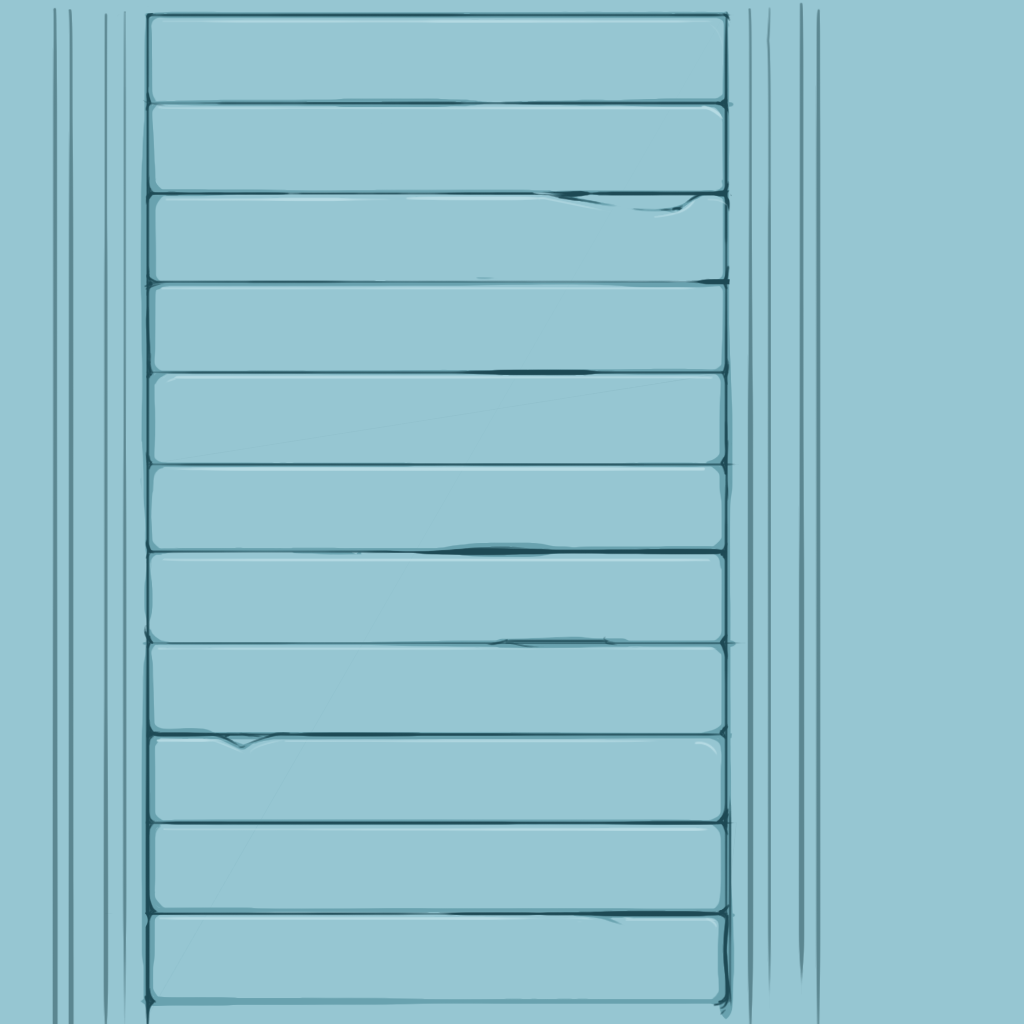
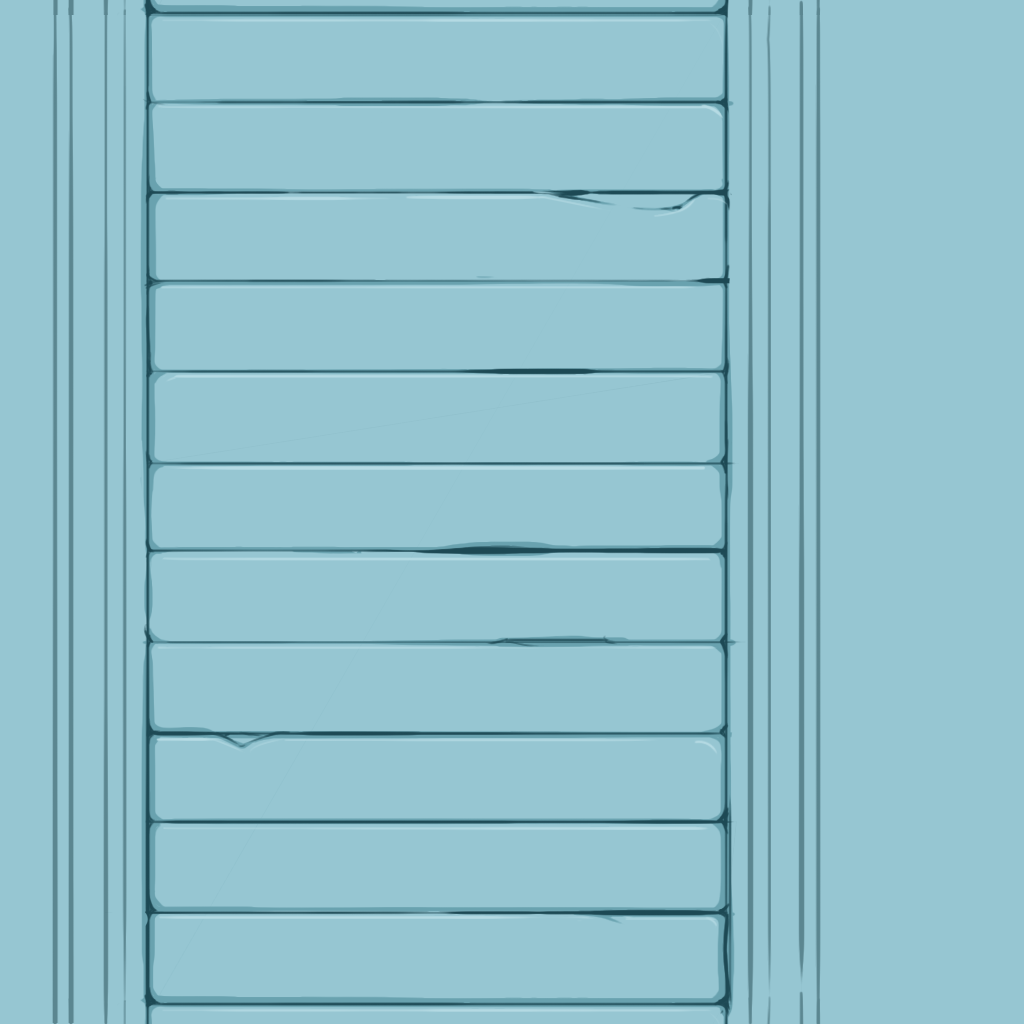
Revision of a layered 1024×1024 image; what changed, layer by layer:
added layer "Tile Highlights" (1st of 2) above "Tile Highlights" over left=52, top=0, right=821, bottom=1024
hid "Tile Highlights" (2nd of 2) over left=156, top=19, right=745, bottom=930
hid "Tile Shadow" over left=105, top=6, right=745, bottom=1024
hid "Ground Tiles" over left=52, top=2, right=821, bottom=1024
